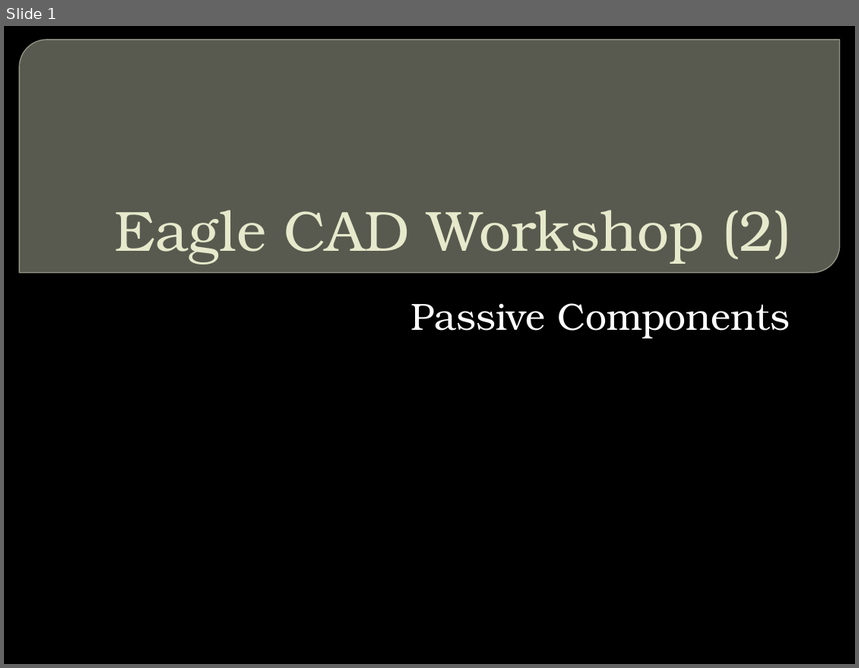
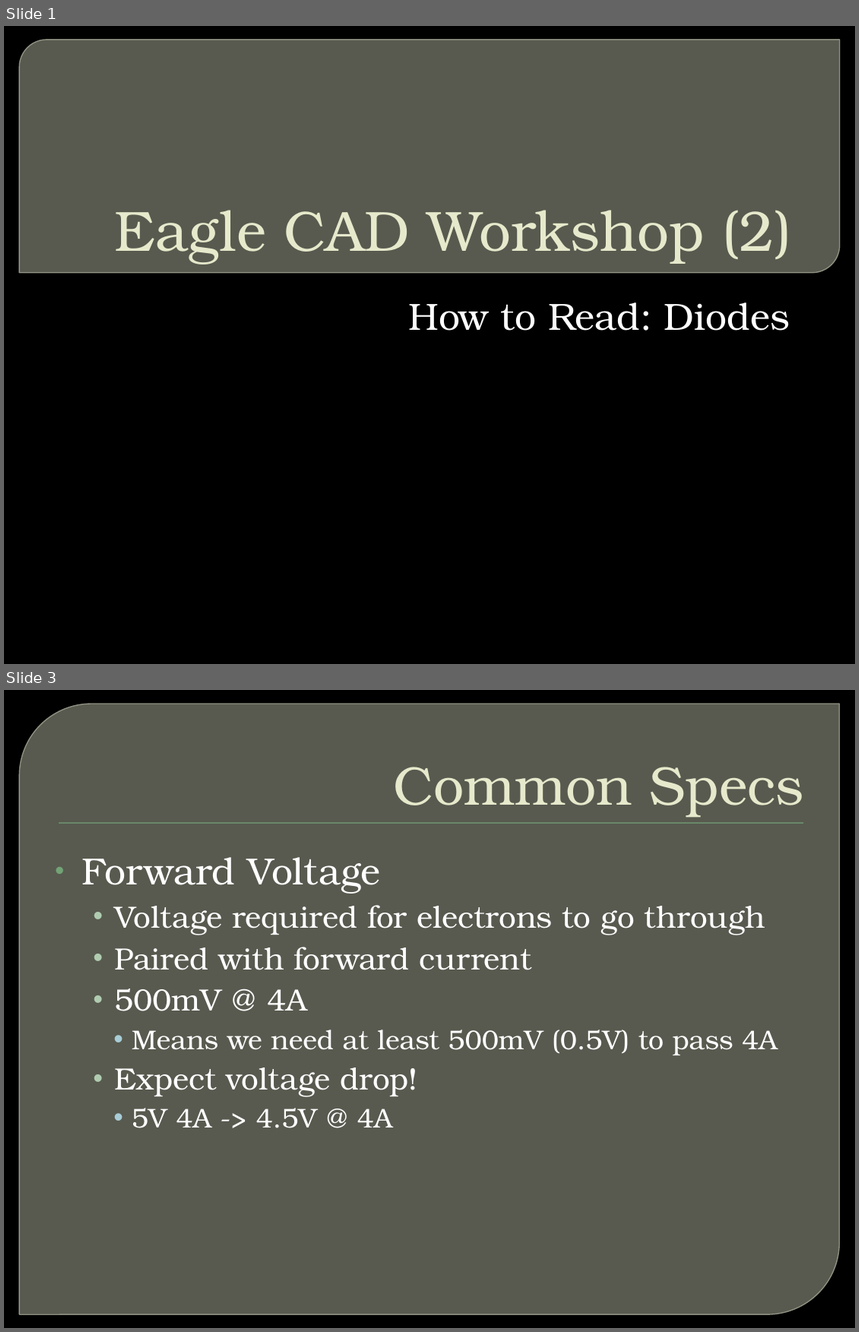
Before and after one commit to CSPon/Workshop_Materials, a slide deck: Workshop_Slides/Eagle CAD/Eagle CAD Workshop (2).pptx. Shown one above the other, each under a label of ours: slide 1 before the commit, slides 1 and 3 after it; the slides between them are not shown. The pictures are 859x668 and 859x1332 pixels, drawn with LibreOffice and Linux fonts; fonts in the diff are those of the drawing; background and template pictures are left out. Boxes give left, top, right and bottom in pixels: in the first picture for what was removed or moved away, otherwise in the second. Text is boxed around its words. In the diff, an @@ line names an element or a change of style, - is before the commit and + after.

```diff
--- a/Workshop_Slides/Eagle CAD/Eagle CAD Workshop (2).pptx
+++ b/Workshop_Slides/Eagle CAD/Eagle CAD Workshop (2).pptx
@@ slide 3 added at (4,690,855,1328), background picture (left out) @@
@@ round diag rect added at (19,704,840,1315), fill #888B7B at 65% opacity, outline #9DA090 0.87 pt @@
@@ title added at (393,767,804,818), 46 pt, text #E7EACB @@
+Common Specs
@@ rectangle added at (59,823,804,824), fill #72A376 @@
@@ text added at (82,857,777,1129), 26 pt, text #FFFFFF @@
+• Forward Voltage
+  • Voltage required for electrons to go through
+  • Paired with forward current
+  • 500mV @ 4A
+    • Means we need at least 500mV (0.5V) to pass 4A
+  • Expect voltage drop!
+    • 5V 4A -> 4.5V @ 4A
@@ slide 1 changed as well @@
@@ subtitle at (408,303,790,331): text changed @@
-Passive Components
+How to Read: Diodes
```
Also in this commit, not shown: 4 other slides added, 3 slides removed, 1 other file.
